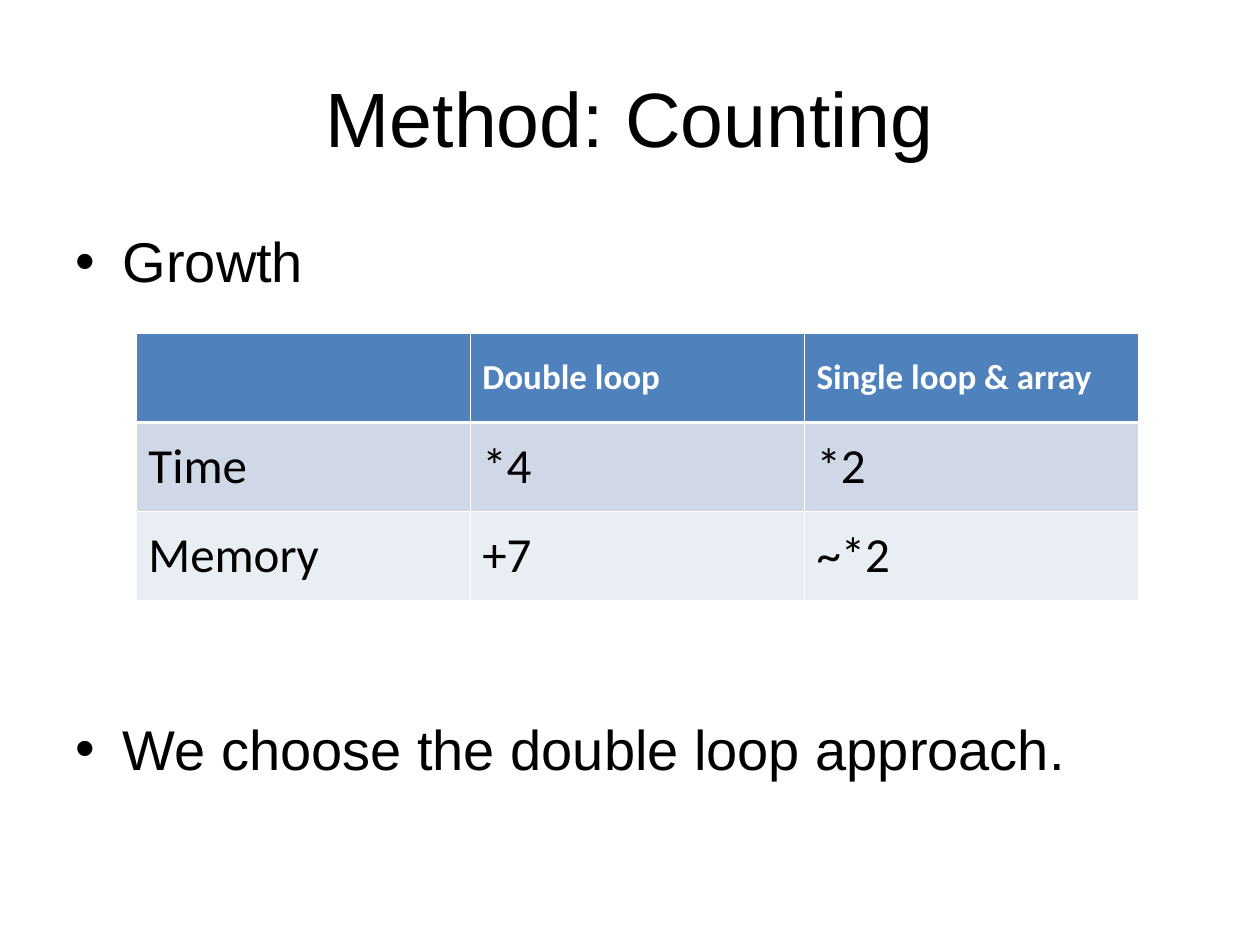
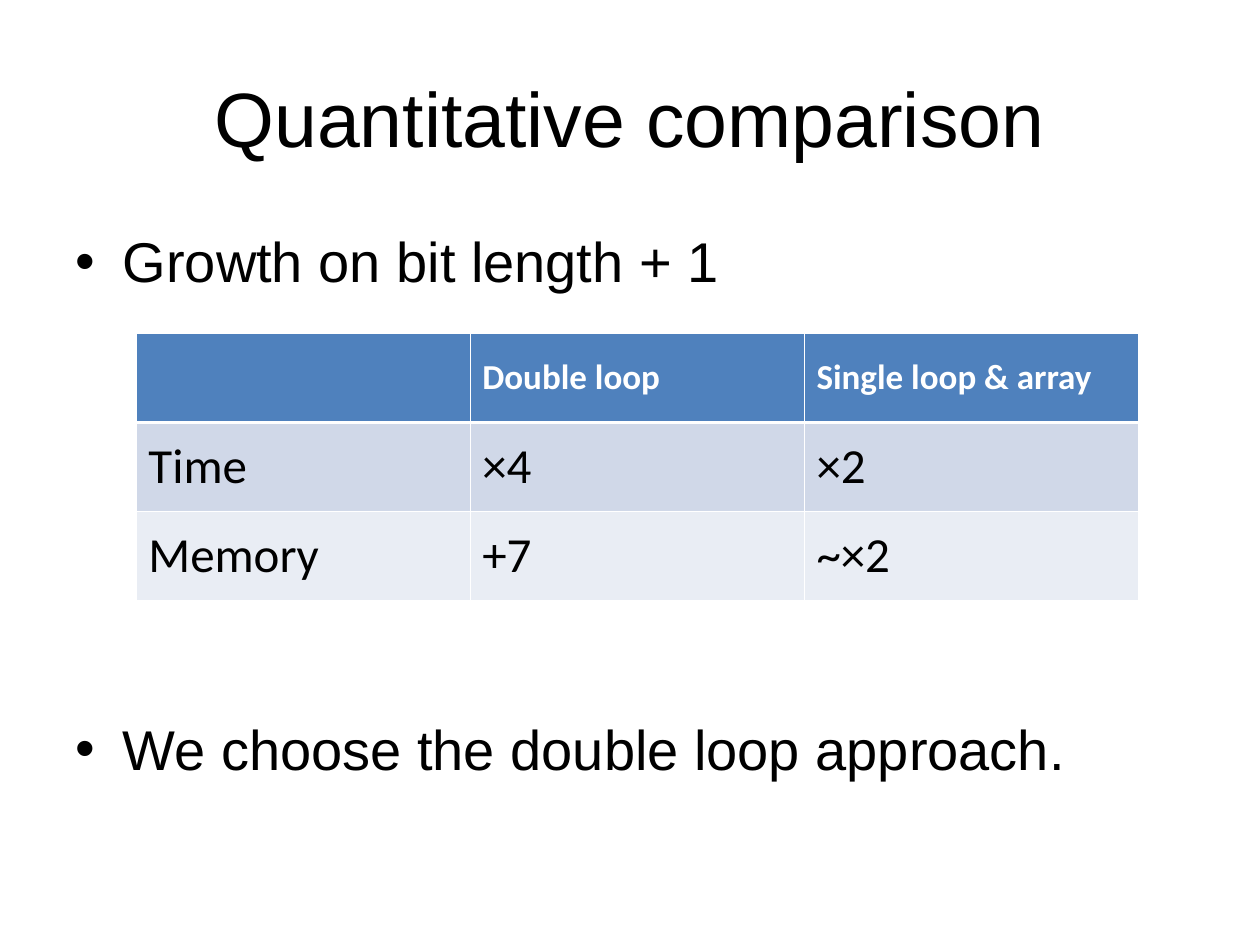
Before and after one commit to chenjiia/Thesis, a slide deck: slide 12 of thesis_presentation/presentation.ppt (slide 11 before the commit). Drawn at 1260x945 pixels with LibreOffice and Linux fonts; fonts in the diff are those of the drawing. Boxes give left, top, right and bottom in pixels: in the first picture for what was removed or moved away, otherwise in the second. Text is boxed around its words. In the diff, an @@ line names an element or a change of style, - is before the commit and + after.

```diff
--- a/thesis_presentation/presentation.ppt
+++ b/thesis_presentation/presentation.ppt
@@ title at (214,91,1044,162): text changed @@
-Method: Counting
+Quantitative comparison
@@ text at (123,241,718,293): text changed @@
-• Growth
+• Growth on bit length + 1
@@ table at (136,334,1138,601) @@
-row 2, column 2: *4
+row 2, column 2: ×4
-row 2, column 3: *2
+row 2, column 3: ×2
-row 3, column 3: ~*2
+row 3, column 3: ~×2
```
Also in this commit, not shown: 14 other slides changed, 4 slides added, 1 slide removed.
